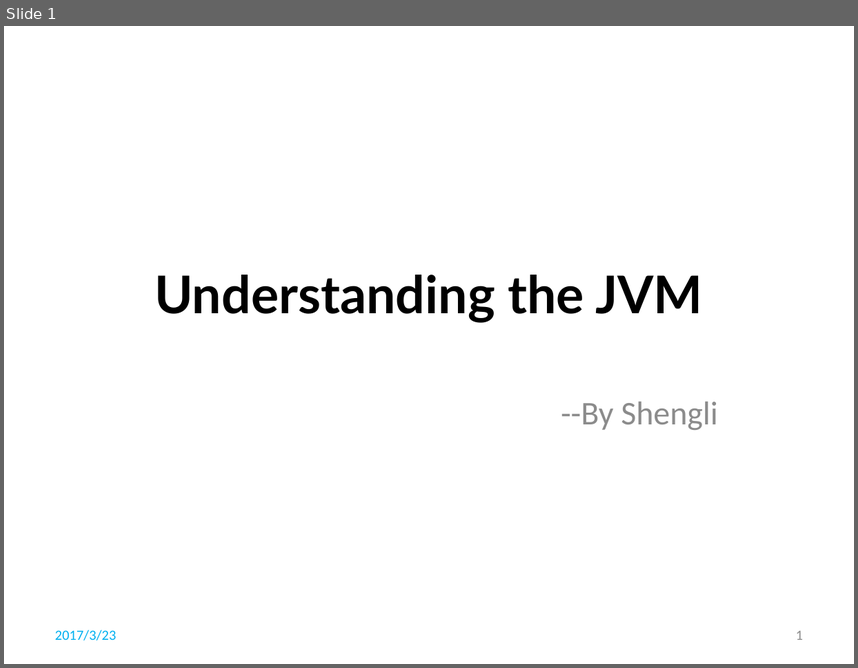
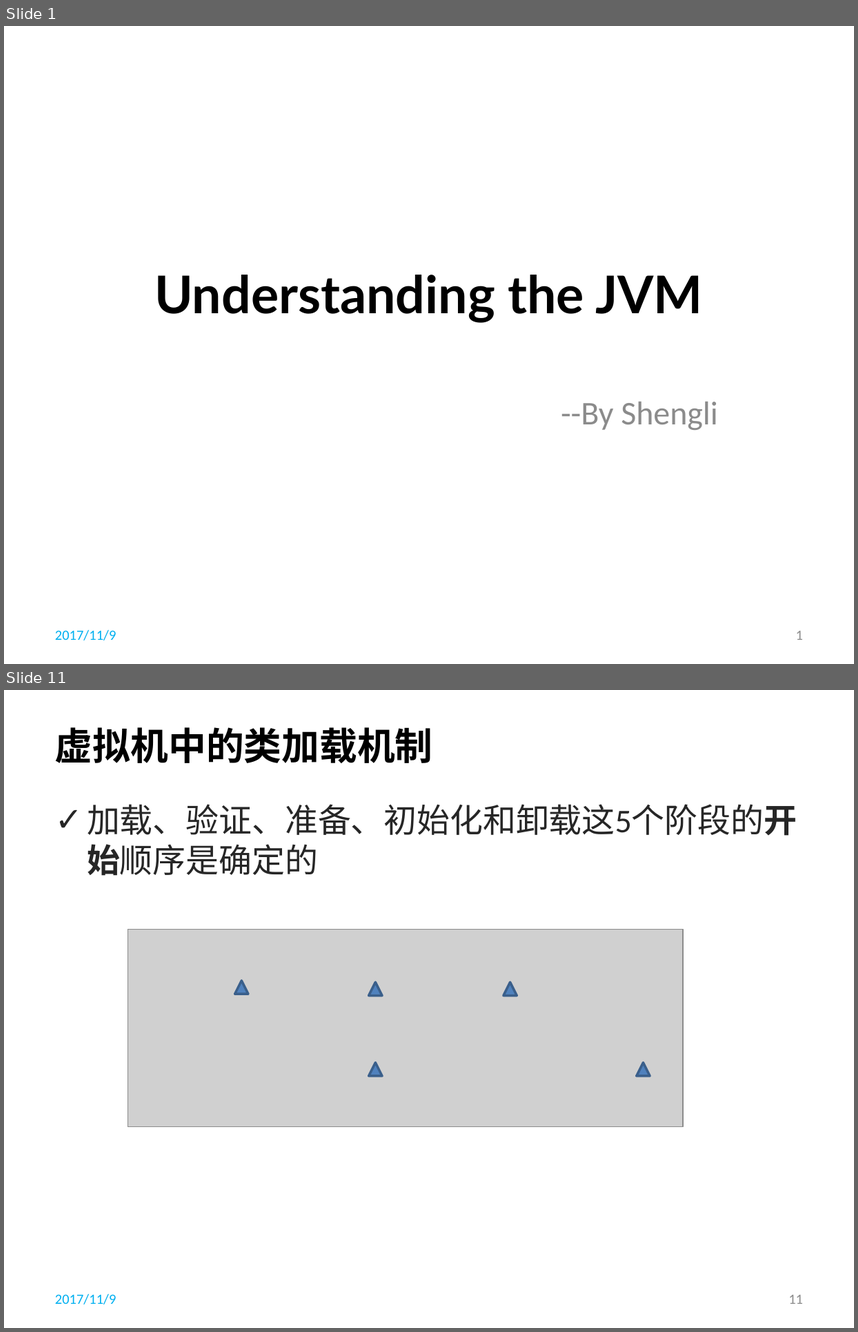
Before and after one commit to li-shengli/selfstudy, a slide deck: PPT/Understanding the JVM.pptx. Shown one above the other, each under a label of ours: slide 1 before the commit, slides 1 and 11 after it; the slides between them are not shown. The pictures are 858x668 and 858x1332 pixels, drawn with LibreOffice and Linux fonts; fonts in the diff are those of the drawing; grey boxes stand for pictures; background and template pictures are left out. Boxes give left, top, right and bottom in pixels: in the first picture for what was removed or moved away, otherwise in the second. Text is boxed around its words. In the diff, an @@ line names an element or a change of style, - is before the commit and + after.

```diff
--- a/PPT/Understanding the JVM.pptx
+++ b/PPT/Understanding the JVM.pptx
@@ slide 11 added at (x1=4, y1=690, x2=854, y2=1328), background picture (left out) @@
@@ title added at (x1=55, y1=727, x2=433, y2=763), 32 pt, text #000000, bold @@
+虚拟机中的类加载机制
@@ text added at (x1=87, y1=804, x2=797, y2=836), 28 pt, text #262626 @@
+✓ 加载、验证、准备、初始化和卸载这5个阶段的开始顺序是确定的
@@ picture added at (x1=128, y1=929, x2=683, y2=1126) @@
@@ triangle added at (x1=235, y1=980, x2=249, y2=994), fill #4F81BD, outline #3A5F8C 2 pt @@
@@ triangle added at (x1=369, y1=983, x2=382, y2=996), fill #4F81BD, outline #3A5F8C 2 pt @@
@@ triangle added at (x1=504, y1=983, x2=517, y2=996), fill #4F81BD, outline #3A5F8C 2 pt @@
@@ triangle added at (x1=369, y1=1063, x2=382, y2=1076), fill #4F81BD, outline #3A5F8C 2 pt @@
@@ triangle added at (x1=637, y1=1063, x2=650, y2=1076), fill #4F81BD, outline #3A5F8C 2 pt @@
@@ text added at (x1=55, y1=1293, x2=116, y2=1304), 12 pt, text #00B0F0 @@
+2017/11/9
@@ page number added at (x1=789, y1=1294, x2=803, y2=1303), 12 pt, text #8C8C8C @@
+11
@@ slide 1 changed as well @@
@@ text at (x1=55, y1=629, x2=116, y2=640): text changed @@
-2017/3/23
+2017/11/9
```
Also in this commit, not shown: 85 other slides added, 4 slides removed, 10 other files.
